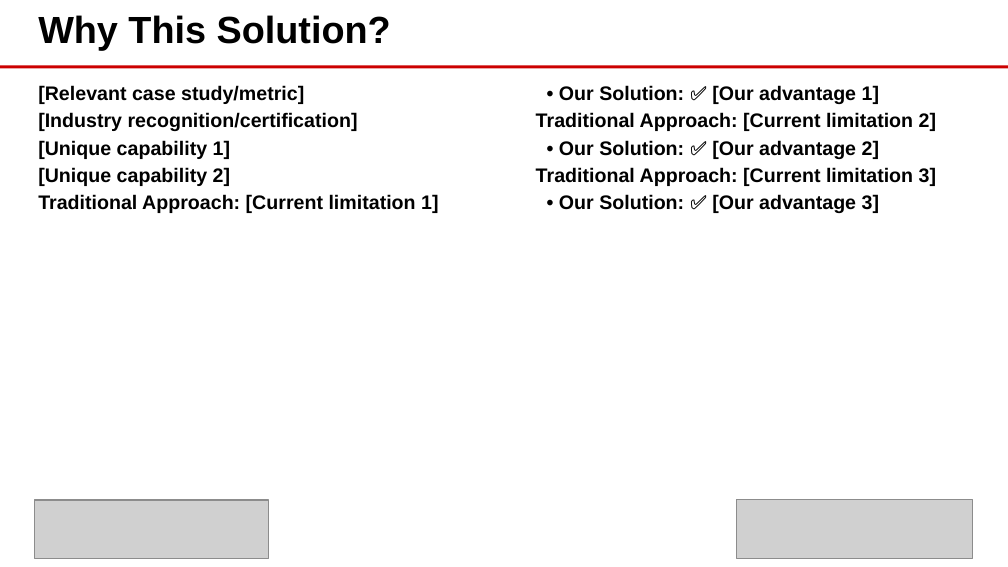
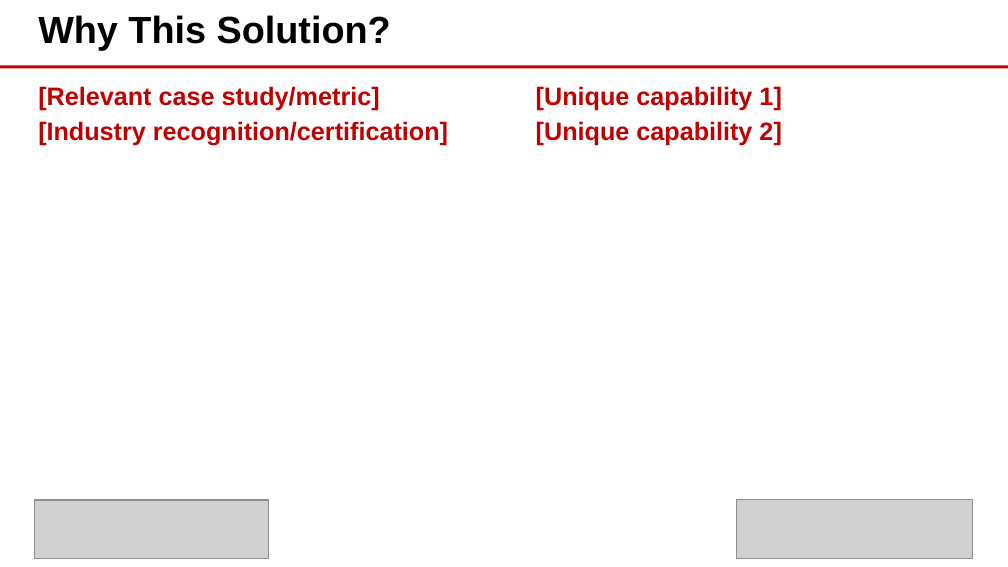
Before and after one commit to eoframework/solutions, a slide deck: slide 4 of solution-template/sample-provider/sample-category/sample-solution/presales/solution-briefing.pptx. Drawn at 1008x567 pixels with LibreOffice and Linux fonts; fonts in the diff are those of the drawing; grey boxes stand for pictures; background and template pictures are left out. Boxes give left, top, right and bottom in pixels: in the first picture for what was removed or moved away, otherwise in the second. Text is boxed around its words. In the diff, an @@ line names an element or a change of style, - is before the commit and + after.

```diff
--- a/solution-template/sample-provider/sample-category/sample-solution/presales/solution-briefing.pptx
+++ b/solution-template/sample-provider/sample-category/sample-solution/presales/solution-briefing.pptx
@@ text "[Relevant case study/metric]" at box(38, 86, 448, 146): size 14 to 18 pt, text colour #000000 to #C00000 @@
@@ text at box(536, 86, 781, 146): text changed; size 14 to 18 pt; text colour #000000 to #C00000 @@
-• Our Solution: ✅ [Our advantage 1]
-Traditional Approach: [Current limitation 2]
-• Our Solution: ✅ [Our advantage 2]
-Traditional Approach: [Current limitation 3]
-• Our Solution: ✅ [Our advantage 3]
+[Unique capability 1]
+[Unique capability 2]
@@ text at box(38, 140, 438, 213): paragraphs removed @@
-[Unique capability 1]
-[Unique capability 2]
-Traditional Approach: [Current limitation 1]
```
Also in this commit, not shown: 4 other slides changed, 5 slides added, 2 slides removed, 4 other files.
